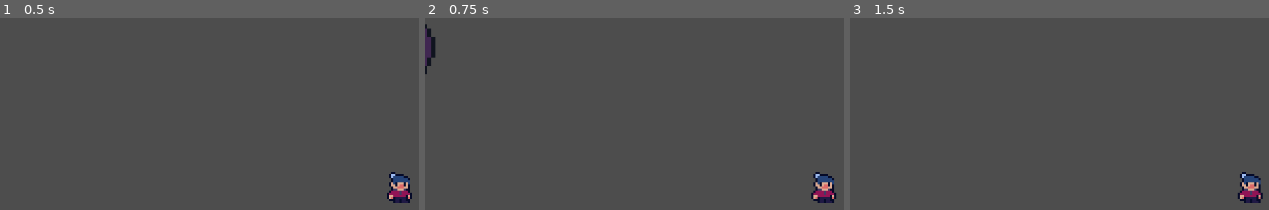
Above: before the commit, frames 1-3 (left to right).
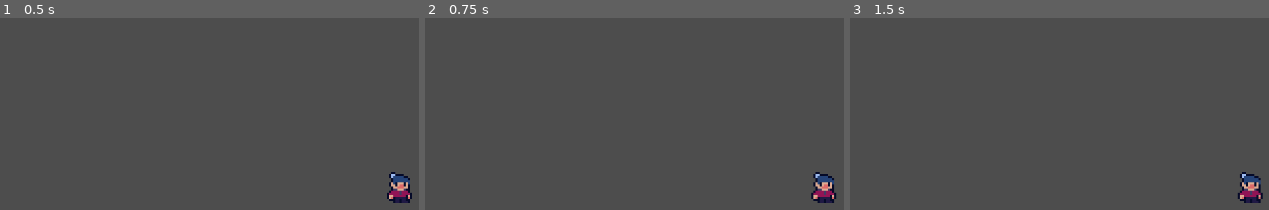
Above: after the commit, the same moments.

Repository: Joshfah/UntitledIgniteGame
Game: Godot game, scene res://Entities/test_room.tscn
Same seed, same stepped clock (60 frames per second), same inputs: the game is played once before the commit and once after it. The project has no main scene, so this scene is started directly.
Inputs:
- Up to frame 1 (0.5 s): no input
- Up to frame 2 (0.75 s): tap Enter at 0.5 s; tap A (A) at 0.6 s
- Up to frame 3 (1.5 s): tap D (D) at 0.8, 1.35 s; tap Space at 1.25 s

Frame 1 is identical in both runs. In frame 2, 0.4% of the frame differs, in the area x 0-3%, y 3-30%; in frame 3, nothing differs.

Commit message:
Enemy Follow state fertig (Prototype)

Diff:
--- a/Entities/Enemy/Enemy.tscn
+++ b/Entities/Enemy/Enemy.tscn
@@ -69,6 +69,7 @@
 
 [node name="Enemy" type="CharacterBody2D"]
 script = ExtResource("1_7s3rp")
+acceleration = 0.5
 
 [node name="CollisionShape2D" type="CollisionShape2D" parent="."]
 shape = SubResource("CircleShape2D_y11p7")
@@ -100,6 +101,13 @@
 frame_progress = 0.389185
 
 [node name="NavigationAgent2D" type="NavigationAgent2D" parent="."]
+avoidance_enabled = true
+debug_enabled = true
+debug_path_custom_color = Color(1, 0.12, 0.12, 1)
 
 [node name="RayCast2D" type="RayCast2D" parent="."]
-target_position = Vector2(0, 112)
+target_position = Vector2(112, 0)
+
+[node name="PathTimer" type="Timer" parent="."]
+wait_time = 0.1
+autostart = true
--- a/Entities/Enemy/enemy.gd
+++ b/Entities/Enemy/enemy.gd
@@ -1,16 +1,65 @@
 class_name Enemy
 extends CharacterBody2D
 
+enum State {
+	IDLE,
+	CHASE
+}
+
+@export_range(10.0, 100.0, 0.1, "or_greater") var speed := 50.0
+@export_range(0.01, 1.0, 0.01) var acceleration := 0.05
 
 @onready var _hurt_box := $HurtBox
 @onready var _nav_agent := $NavigationAgent2D
 @onready var _reachable_area := $ReachableArea
+@onready var _ray_cast := $RayCast2D
+@onready var _path_timer := $PathTimer
+
+var state : State = State.IDLE
+var target : Player
 
 func _ready() -> void:
 	_hurt_box.no_health.connect(_die)
+	_reachable_area.body_exited.connect(_on_reachable_area_body_exited)
+	_nav_agent.velocity_computed.connect(_on_navigation_agent_2d_velocity_computed)
+	_path_timer.timeout.connect(_recalc_path)
+	if not PlayerAutoload.player:
+		await get_tree().process_frame
+	target = PlayerAutoload.player
 
-func _physics_process(delta: float) -> void:
-	pass
+func _physics_process(_delta: float) -> void:
+	_ray_cast.look_at(PlayerAutoload.player.global_position)
+	match state:
+		State.IDLE:
+			velocity = Vector2.ZERO
+			if _ray_cast.get_collider():
+				state = State.CHASE
+				print("is chasing")
+		State.CHASE:
+			_chase()
+
+func _chase() -> void:
+	var direction : Vector2 = (_nav_agent.get_next_path_position() - global_position).normalized()
+	var desired_velocity := direction * speed
+	var steering_vector := desired_velocity - velocity
+	_nav_agent.set_velocity(steering_vector)
+	#print(steering_vector)
 
 func _die() -> void:
 	queue_free()
+
+func _recalc_path() -> void:
+	_nav_agent.set_target_position(target.global_position)
+
+func _on_reachable_area_body_exited(body: Node2D) -> void:
+	var player := body as Player
+	if not player:
+		return
+	state = State.IDLE
+	print("is not chasing")
+
+func _on_navigation_agent_2d_velocity_computed(safe_velocity: Vector2) -> void:
+	#print(round(global_position.distance_to(safe_velocity)))
+	velocity += safe_velocity.limit_length(speed / 2) * acceleration
+	print(safe_velocity)
+	move_and_slide()
--- a/Entities/test_room.tscn
+++ b/Entities/test_room.tscn
@@ -4,16 +4,15 @@
 [ext_resource type="PackedScene" uid="uid://ccn3s6q1fwoel" path="res://Entities/Player/player.tscn" id="2_86c0p"]
 
 [sub_resource type="NavigationPolygon" id="NavigationPolygon_wmigs"]
-vertices = PackedVector2Array(18.0625, 622.031, 21.9297, 18.6016, 337.5, 37.3906, 321.477, 354.109, 1102.06, 625.961, 722.609, 349.891, 1105.93, 10.1875, 702.602, 17.7969)
-polygons = Array[PackedInt32Array]([PackedInt32Array(0, 1, 2, 3), PackedInt32Array(4, 0, 3, 5), PackedInt32Array(6, 4, 5, 7)])
-outlines = Array[PackedVector2Array]([PackedVector2Array(12, 8, 8, 632, 1112, 636, 1116, 0, 692, 8, 712, 340, 332, 344, 348, 28)])
+vertices = PackedVector2Array(618.211, 350.063, 26.2266, 353.93, 33.7813, 29.6172, 625.758, 6.39844)
+polygons = Array[PackedInt32Array]([PackedInt32Array(0, 1, 2, 3)])
+outlines = Array[PackedVector2Array]([PackedVector2Array(24, 20, 16, 364, 628, 360, 636, -4)])
 
 [node name="TestRoom" type="Node2D"]
 y_sort_enabled = true
 
 [node name="Enemy" parent="." instance=ExtResource("1_wmigs")]
-position = Vector2(112, 104)
-scale = Vector2(2, 2)
+position = Vector2(112, 88)
 
 [node name="Player" parent="." instance=ExtResource("2_86c0p")]
 position = Vector2(352, 156)
--- a/project.godot
+++ b/project.godot
@@ -18,6 +18,13 @@
 
 UiAutoload="*res://Autoloads/ui_autoload.gd"
 PlayerAutoload="*res://Autoloads/player_autoload.gd"
+
+[display]
+
+window/size/viewport_width=640
+window/size/viewport_height=380
+window/size/window_width_override=1152
+window/size/window_height_override=648
 
 [input]
 
Not shown: 1 places in Entities/Player/player.tscn that only renumber resources
Not shown, added: assets/player-placeholder-sheet.png.import
Not shown, added: assets/player-spritesheet.png.import
